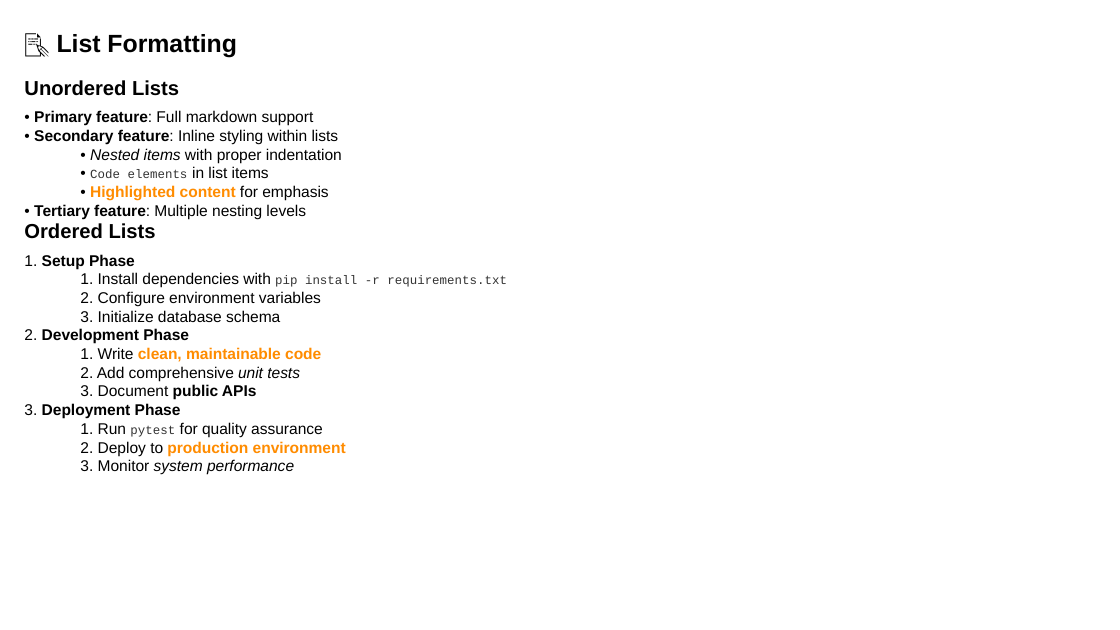
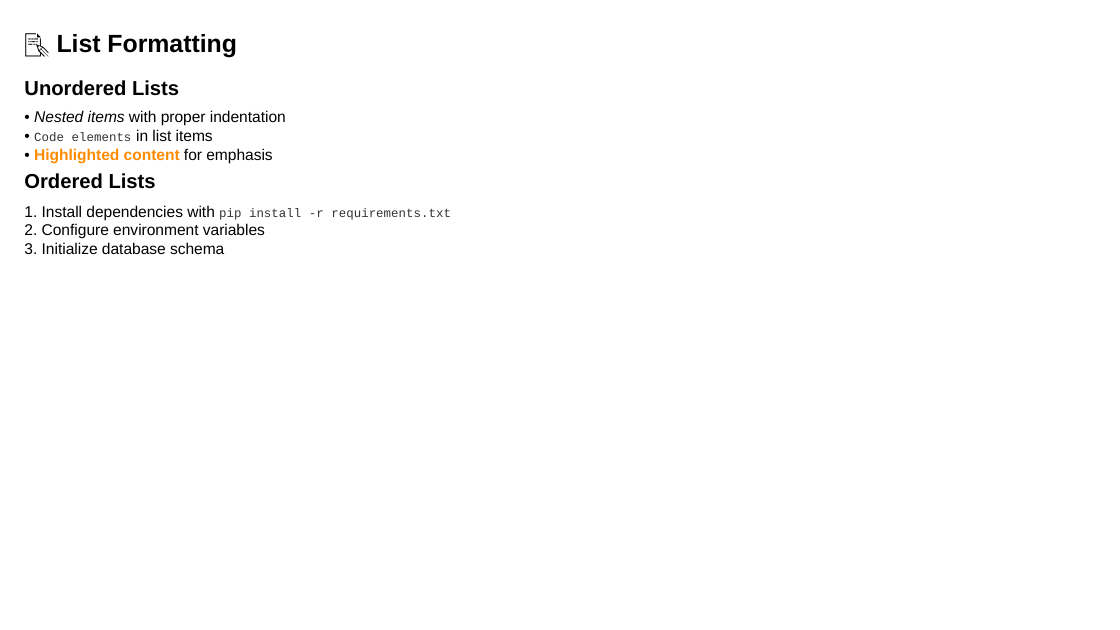
Before and after one commit to louisazhou/slidegenerator, a slide deck: slide 7 of output/comprehensive_demo_default.pptx. Drawn at 1120x630 pixels with LibreOffice and Linux fonts; fonts in the diff are those of the drawing. Boxes give left, top, right and bottom in pixels: in the first picture for what was removed or moved away, otherwise in the second. Text is boxed around its words. In the diff, an @@ line names an element or a change of style, - is before the commit and + after.

```diff
--- a/output/comprehensive_demo_default.pptx
+++ b/output/comprehensive_demo_default.pptx
@@ text "• Nested items with proper ..." at [34, 110, 286, 163]: list level 2 to 1 in "• Nested items with proper ..."; list level 2 to 1 in "• Code elements in list ..."; list level 2 to 1 in "• Highlighted content for emphasis" @@
@@ text at [34, 110, 339, 144]: paragraphs removed @@
-• Primary feature: Full markdown support
-• Secondary feature: Inline styling within lists
@@ text "Ordered Lists": place and size @@
-text "Ordered Lists" at [24, 223, 156, 239]
+text "Ordered Lists" at [24, 173, 156, 189]
@@ text "1. Install dependencies with pip ...": place and size @@
-text "1. Install dependencies with pip ..." at [24, 254, 507, 475]
+text "1. Install dependencies with pip ..." at [24, 205, 451, 254]
@@ text "1. Install dependencies with pip ..." at [24, 205, 451, 254]: list level 2 to 1 in "1. Install dependencies with pip ..."; list level 2 to 1 in "2. Configure environment variables"; list level 2 to 1 in "3. Initialize database schema" @@
@@ text at [34, 204, 306, 219]: paragraph removed @@
-• Tertiary feature: Multiple nesting levels
@@ text at [24, 254, 135, 269]: paragraph removed @@
-1. Setup Phase
@@ text at [24, 328, 346, 475]: paragraphs removed @@
-2. Development Phase
-  1. Write clean, maintainable code
-  2. Add comprehensive unit tests
-  3. Document public APIs
-3. Deployment Phase
-  1. Run pytest for quality assurance
-  2. Deploy to production environment
-  3. Monitor system performance
```
Also in this commit, not shown: 13 other slides changed, 39 other files.
